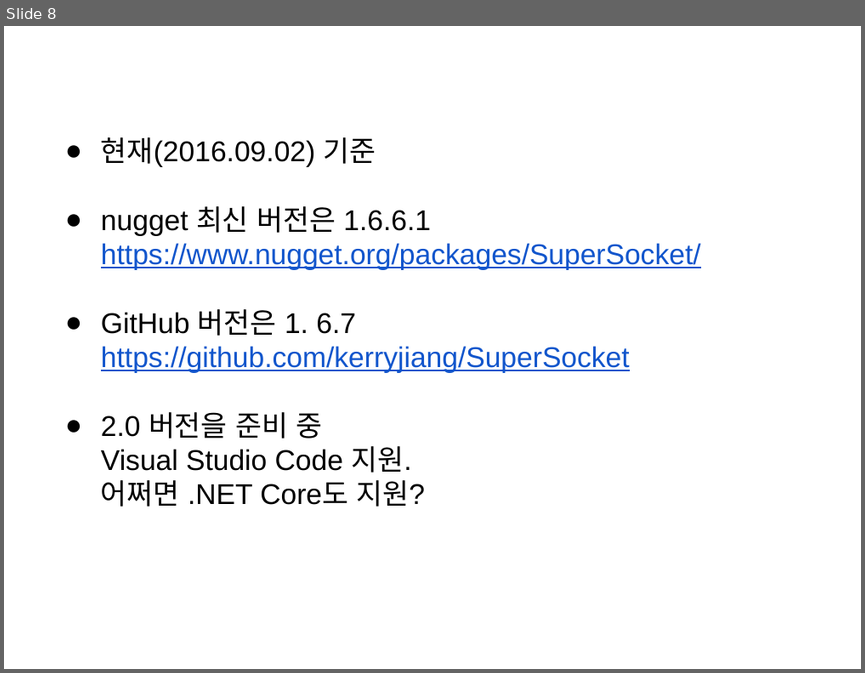
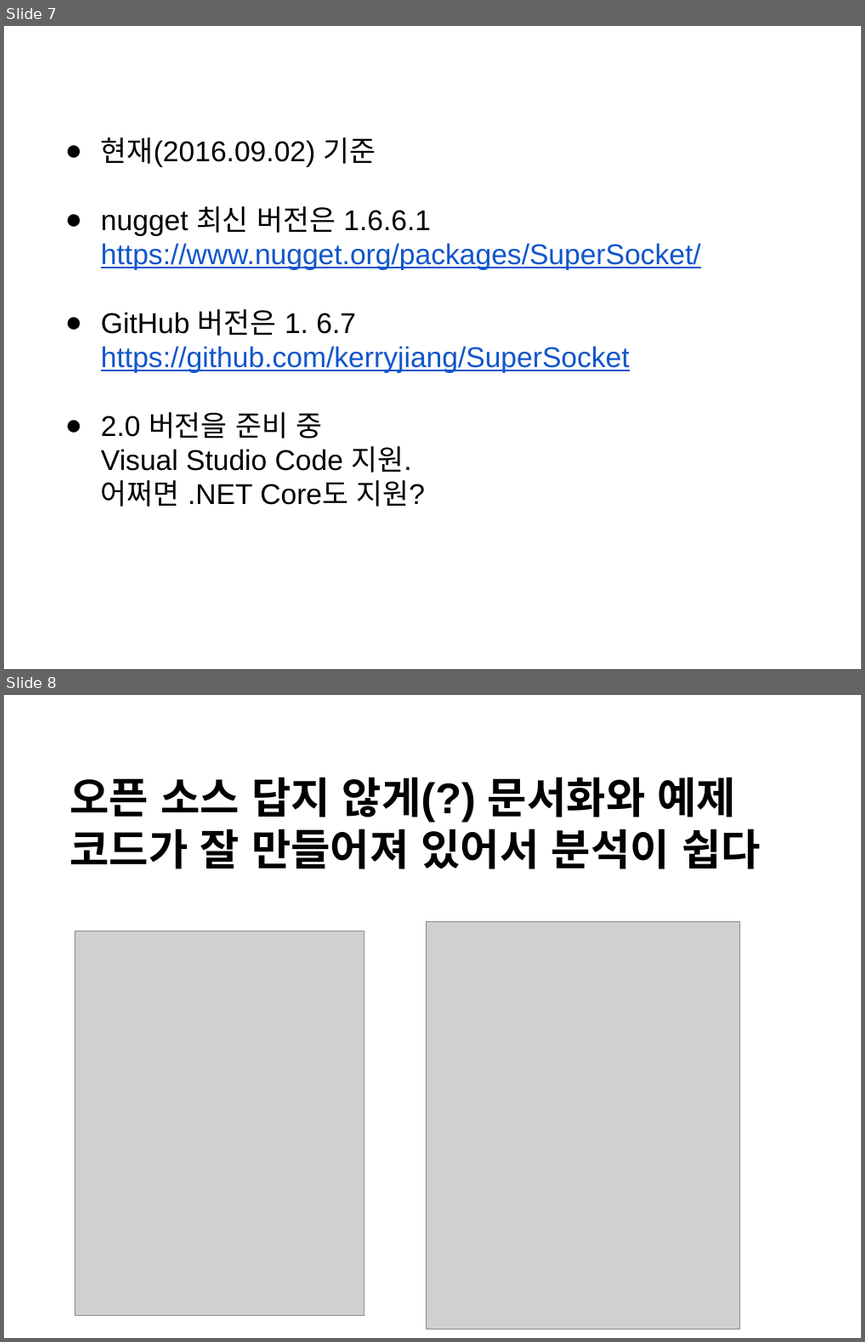
Before and after one commit to jacking75/conf_kgc2016_SuperSocket, a slide deck: {KGC2016]SuperSocket을 사용하여 고성능 게임 서버 만들기.pptx. Shown one above the other, each under a label of ours: slide 8 before the commit, slides 7 and 8 after it. The pictures are 865x673 and 865x1342 pixels, drawn with LibreOffice and Linux fonts; fonts in the diff are those of the drawing; grey boxes stand for pictures. Boxes give left, top, right and bottom in pixels: in the first picture for what was removed or moved away, otherwise in the second. Text is boxed around its words. In the diff, an @@ line names an element or a change of style, - is before the commit and + after.

```diff
--- a/{KGC2016]SuperSocket을 사용하여 고성능 게임 서버 만들기.pptx
+++ b/{KGC2016]SuperSocket을 사용하여 고성능 게임 서버 만들기.pptx
@@ slide 8 added at [4,695,861,1338], background #FFFFFF @@
@@ text added at [69,777,760,869], 36 pt, text #000000, bold @@
+오픈 소스 답지 않게(?) 문서화와 예제 코드가 잘 만들어져 있어서 분석이 쉽다
@@ picture added at [426,922,740,1329] @@
@@ picture added at [75,930,364,1315] @@
@@ what was slide 8 is now slide 7 @@
```
Also in this commit, not shown: 3 slides changed, 2 other slides added, 3 slides removed, 4 other files.
